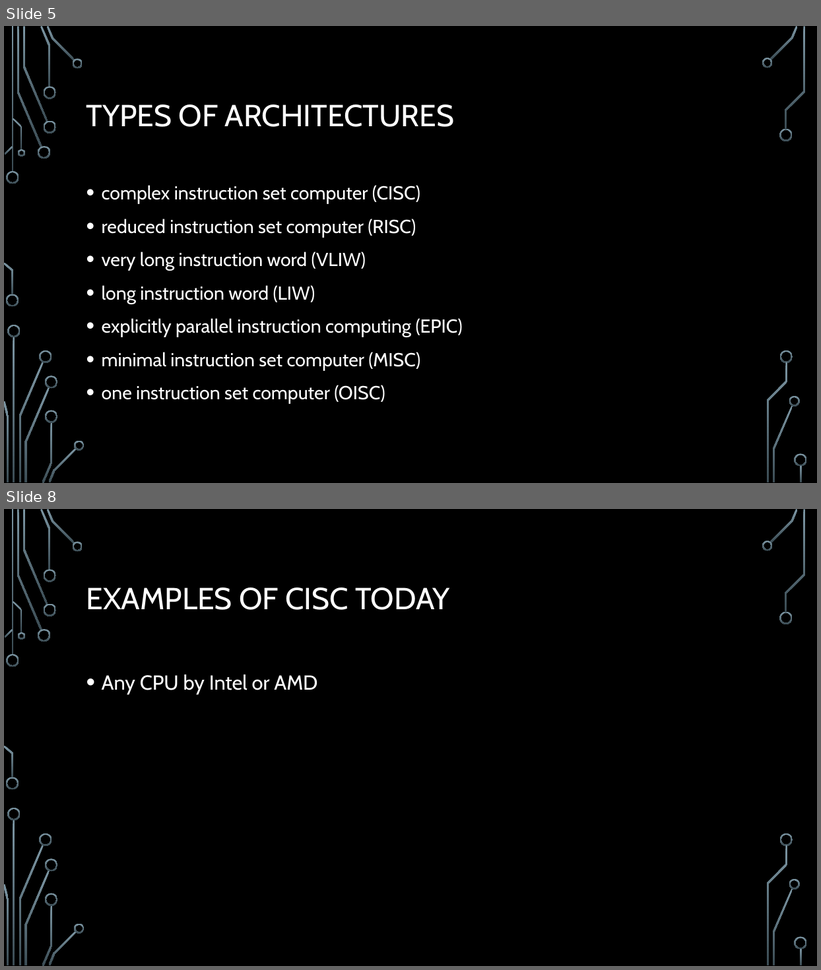
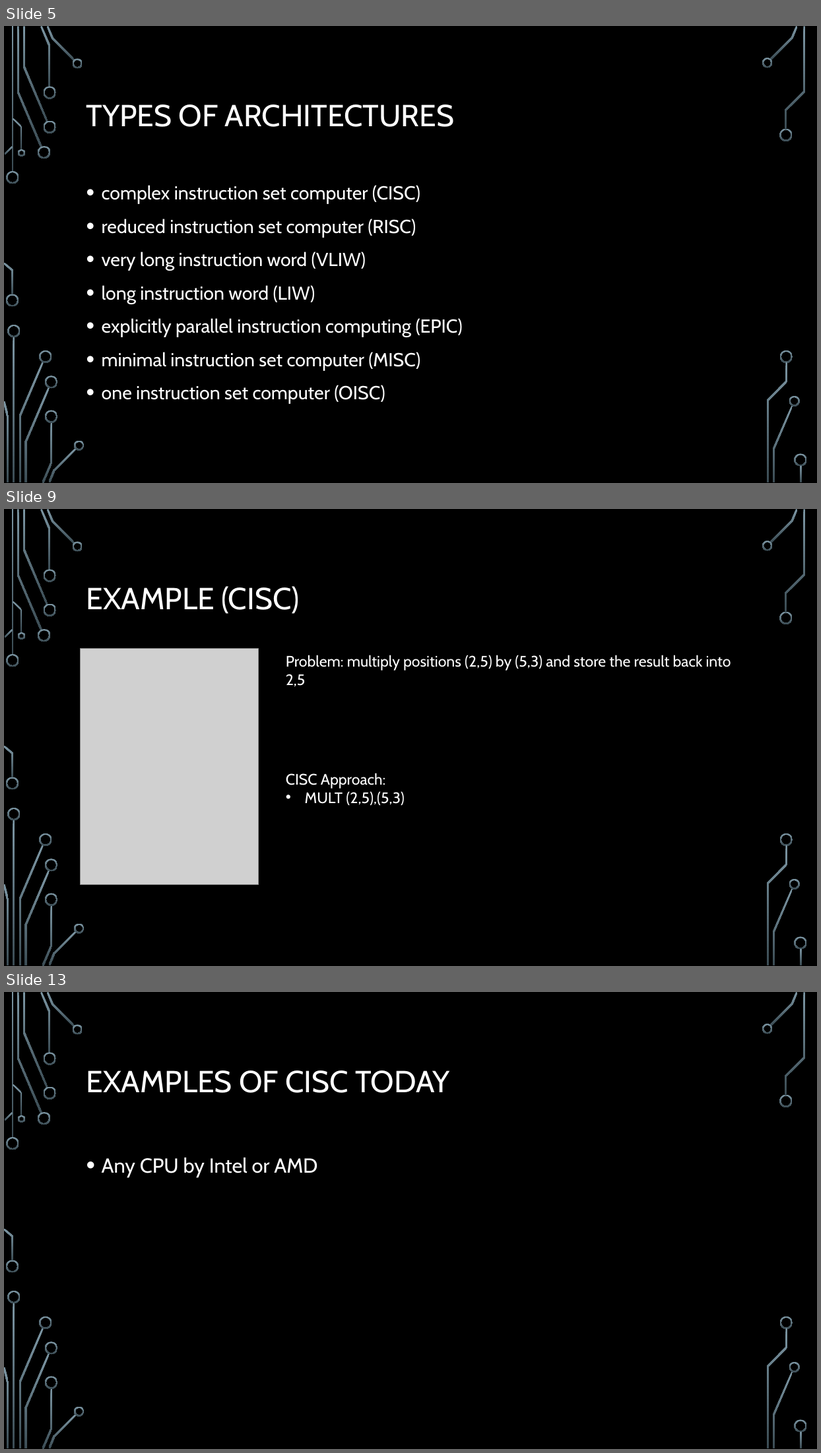
Before and after one commit to ErrkO/CSCI4800, a slide deck: Instruction Set Architecture.pptx. Shown one above the other, each under a label of ours: slides 5 and 8 before the commit, slides 5, 9 and 13 after it; the slides between them are not shown. The pictures are 821x970 and 821x1453 pixels, drawn with LibreOffice and Linux fonts; fonts in the diff are those of the drawing; grey boxes stand for pictures; background and template pictures are left out. Boxes give left, top, right and bottom in pixels: in the first picture for what was removed or moved away, otherwise in the second. Text is boxed around its words. In the diff, an @@ line names an element or a change of style, - is before the commit and + after.

```diff
--- a/Instruction Set Architecture.pptx
+++ b/Instruction Set Architecture.pptx
@@ slide 9 added at bbox=[4, 509, 817, 966], background picture (left out); not listed: 36 template elements that a slide beside it also shows @@
@@ title added at bbox=[86, 586, 300, 614], 36 pt, text #2D2D2D @@
+EXAMPLE (CISC)
@@ picture added at bbox=[81, 649, 258, 885] @@
@@ text added at bbox=[286, 655, 731, 687], 18 pt, text #2D2D2D @@
+Problem: multiply positions (2,5) by (5,3) and store the result back into 2,5
@@ text added at bbox=[286, 773, 404, 805], 18 pt, text #2D2D2D @@
+CISC Approach:
+• MULT (2,5),(5,3)
@@ what was slide 8 is now slide 13 @@
```
Also in this commit, not shown: 6 slides changed, 5 other slides added.
